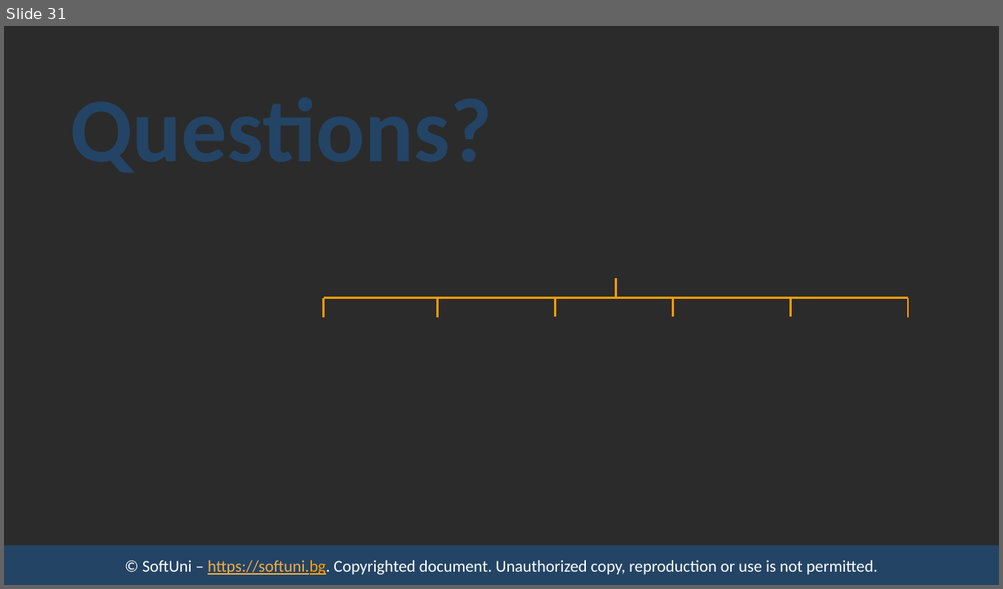
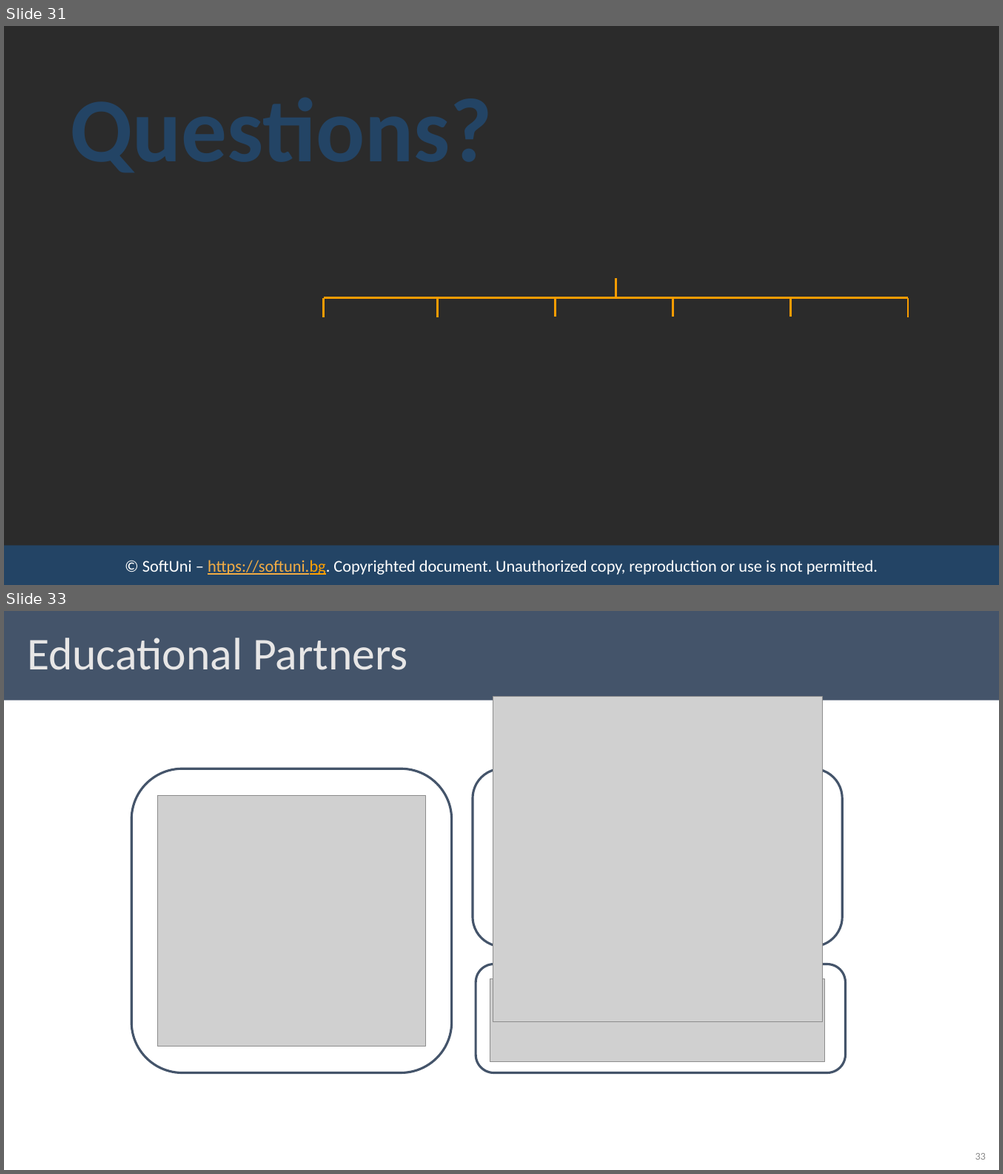
Before and after one commit to ErayErol/Software-University-Courses, a slide deck: 2021.09 - [ JS Back End ]/02 - [ NodeJS Streams and Utilities ]/00 - [ Resources ]/Presentation.pptx. Shown one above the other, each under a label of ours: slide 31 before the commit, slides 31 and 33 after it; the slides between them are not shown. The pictures are 1003x589 and 1003x1174 pixels, drawn with LibreOffice and Linux fonts; fonts in the diff are those of the drawing; grey boxes stand for pictures; background and template pictures are left out; a plain dark background stands for a picture behind light text. Boxes give left, top, right and bottom in pixels: in the first picture for what was removed or moved away, otherwise in the second. Text is boxed around its words. In the diff, an @@ line names an element or a change of style, - is before the commit and + after.

```diff
--- a/2021.09 - [ JS Back End ]/02 - [ NodeJS Streams and Utilities ]/00 - [ Resources ]/Presentation.pptx
+++ b/2021.09 - [ JS Back End ]/02 - [ NodeJS Streams and Utilities ]/00 - [ Resources ]/Presentation.pptx
@@ slide 33 added at (4, 611, 999, 1170), background #FFFFFF @@
@@ rectangle added at (4, 611, 999, 701), fill #44546A @@
@@ title added at (27, 638, 407, 670), 44 pt, text #E7E6E6 @@
+Educational Partners
@@ picture added at (492, 697, 822, 1022) @@
@@ rounded rectangle added at (131, 769, 452, 1073), fill #FFFFFF, outline #44546A 2.25 pt @@
@@ rounded rectangle added at (472, 769, 842, 948), fill #FFFFFF, outline #44546A 2.25 pt @@
@@ picture added at (158, 796, 426, 1047) @@
@@ rounded rectangle added at (475, 965, 845, 1073), fill #FFFFFF, outline #44546A 2.25 pt @@
@@ picture added at (490, 980, 825, 1062) @@
@@ page number added at (975, 1153, 985, 1160), 10 pt, text #8C8C8C @@
+33
```
Also in this commit, not shown: 8 slides changed, 1 other slide added, 1 other file.
